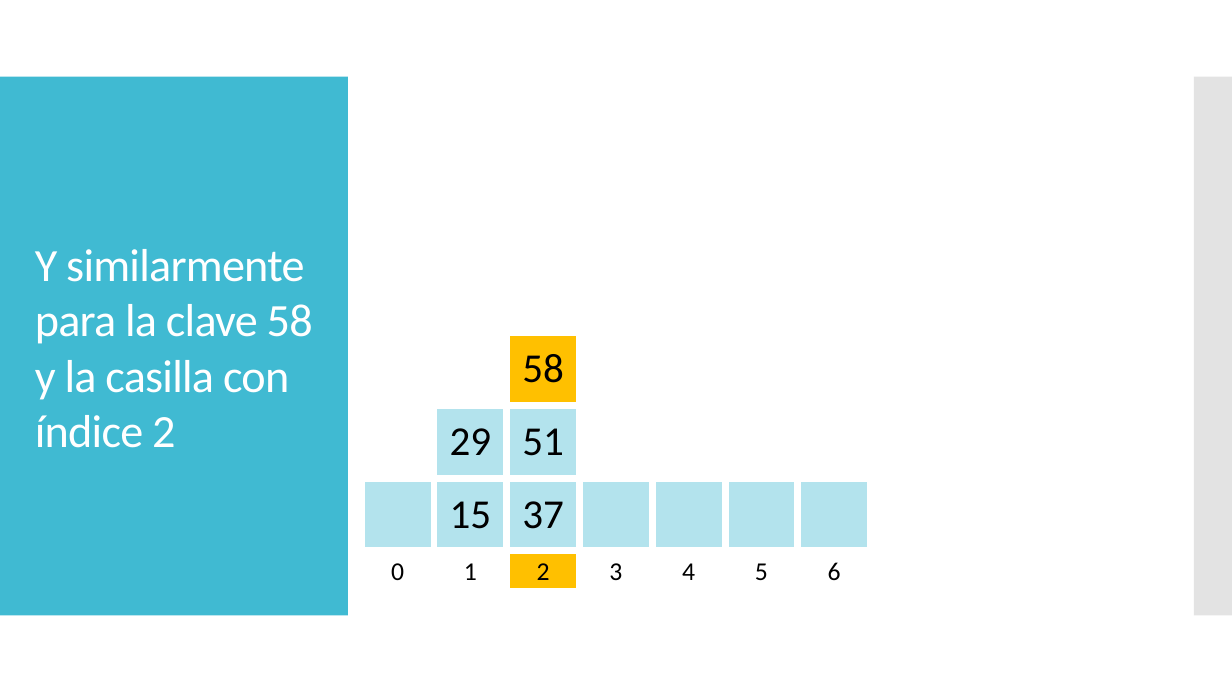
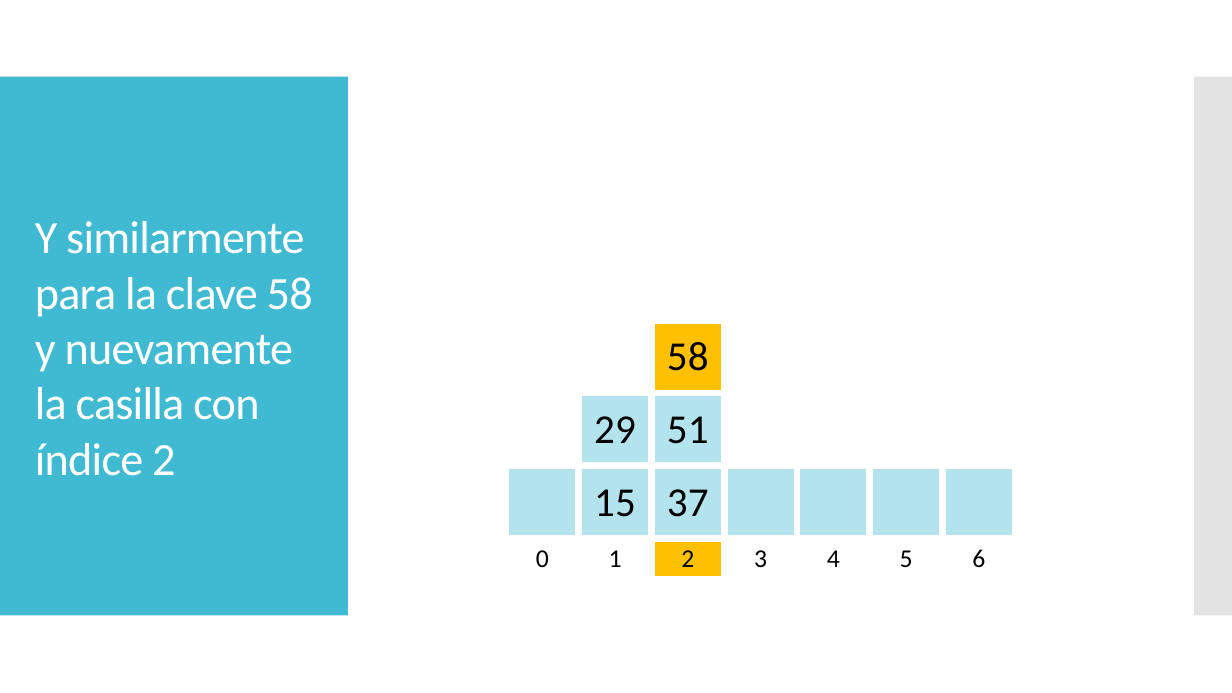
Before and after one commit to chris-carstens/2020-2, a slide deck: slide 18 of Clases/11 - Tablas de Hash/Tablas de hash.pptx (slide 21 before the commit). Drawn at 1232x693 pixels with LibreOffice and Linux fonts; fonts in the diff are those of the drawing; grey boxes stand for pictures. Boxes give left, top, right and bottom in pixels: in the first picture for what was removed or moved away, otherwise in the second. Text is boxed around its words. In the diff, an @@ line names an element or a change of style, - is before the commit and + after.

```diff
--- a/Clases/11 - Tablas de Hash/Tablas de hash.pptx
+++ b/Clases/11 - Tablas de Hash/Tablas de hash.pptx
@@ title at (x1=35, y1=221, x2=313, y2=476): text changed @@
-Y similarmente para la clave 58 y la casilla con índice 2
+Y similarmente para la clave 58 y nuevamente la casilla con índice 2
@@ table moved from (x1=361, y1=333, x2=872, y2=592) to (x1=506, y1=321, x2=1018, y2=579) @@
```
Also in this commit, not shown: 20 other slides changed, 9 slides added, 5 slides removed, 3 other files.
